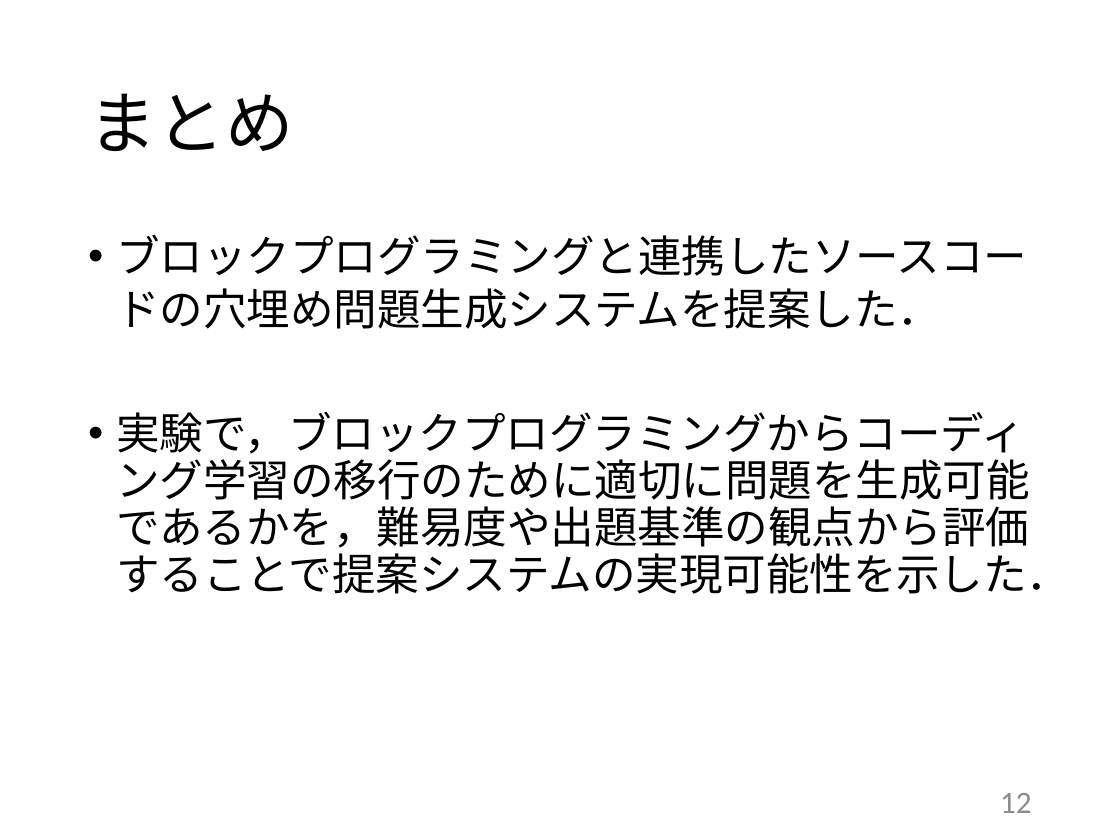
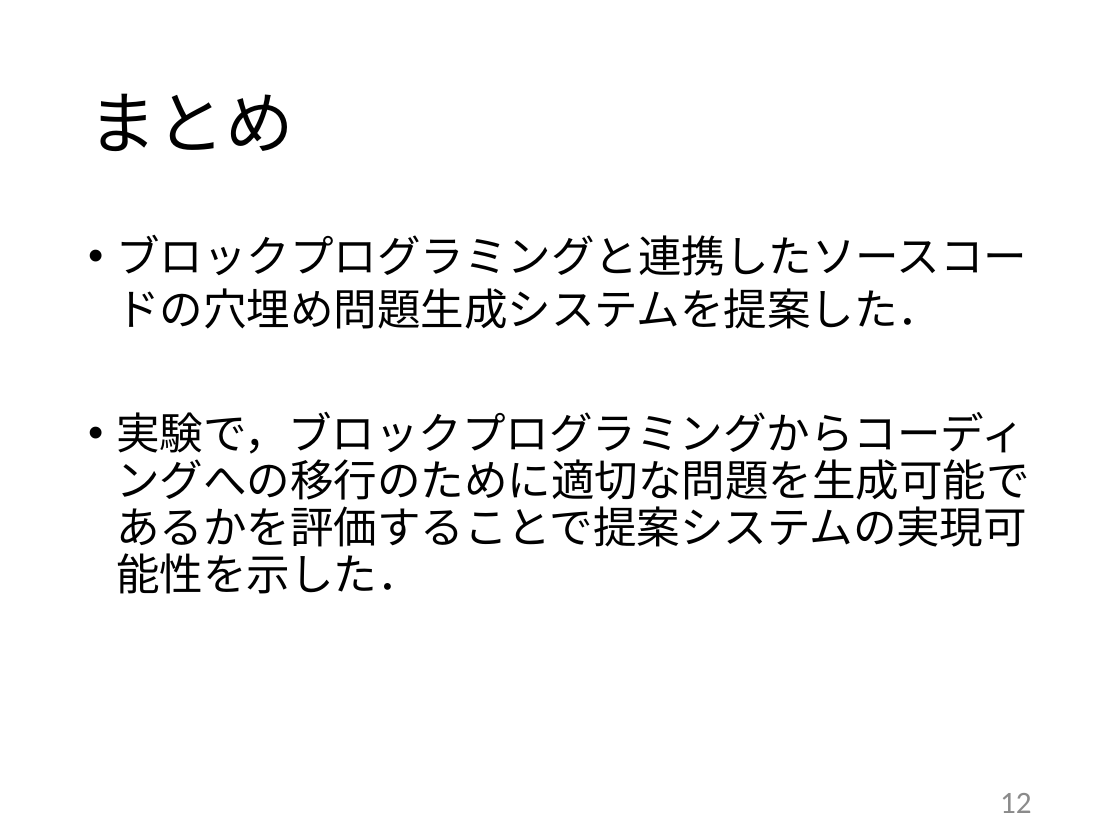
Before and after one commit to kait-takanolab/1821121-shimaoka-thesis, a slide deck: slide 12 of 1821121_shimaoka_thesis.pptx. Drawn at 1120x840 pixels with LibreOffice and Linux fonts; fonts in the diff are those of the drawing. Boxes give left, top, right and bottom in pixels: in the first picture for what was removed or moved away, otherwise in the second. Text is boxed around its words. In the diff, an @@ line names an element or a change of style, - is before the commit and + after.

```diff
--- a/1821121_shimaoka_thesis.pptx
+++ b/1821121_shimaoka_thesis.pptx
@@ text at (x1=116, y1=412, x2=1029, y2=594): text changed @@
-• 実験で，ブロックプログラミングからコーディング学習の移行のために適切に問題を生成可能であるかを，難易度や出題基準の観点から評価することで提案システムの実現可能性を示した．
+• 実験で，ブロックプログラミングからコーディングへの移行のために適切な問題を生成可能であるかを評価することで提案システムの実現可能性を示した．
```
Also in this commit, not shown: 2 other slides changed, 2 other files.
